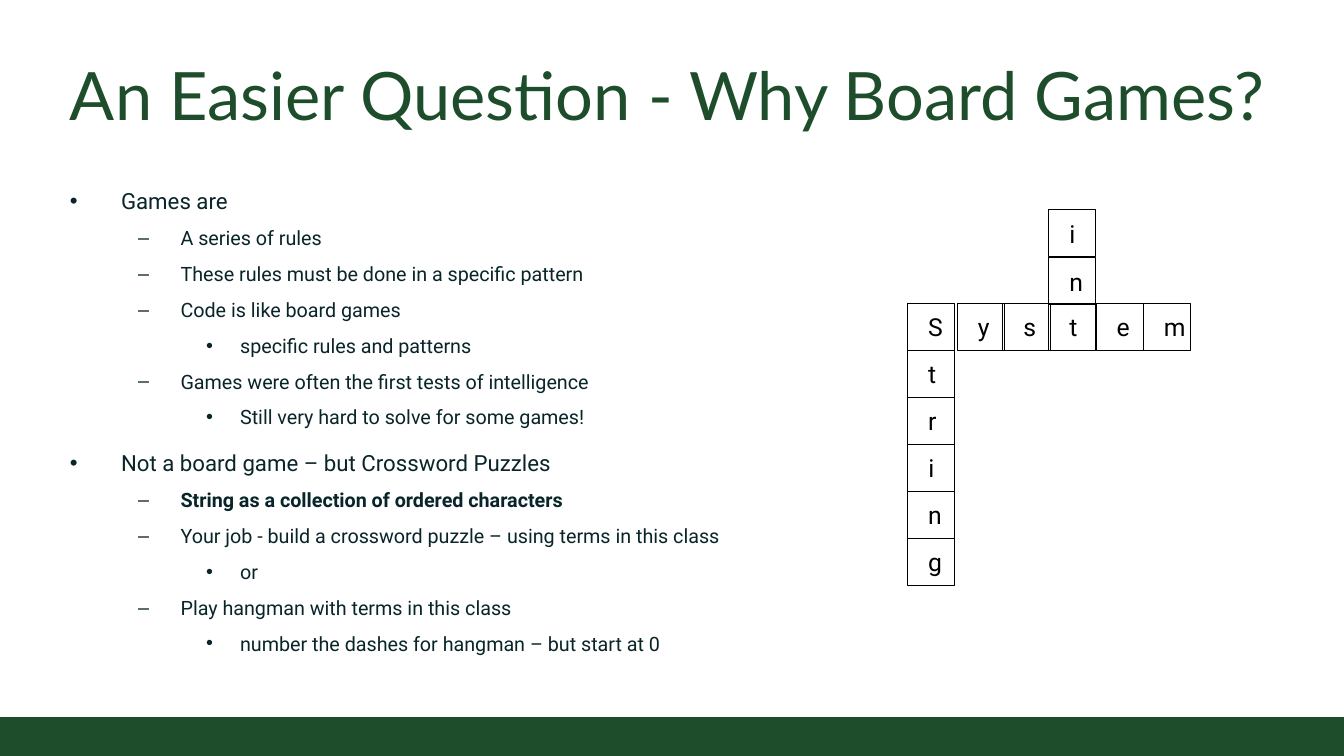
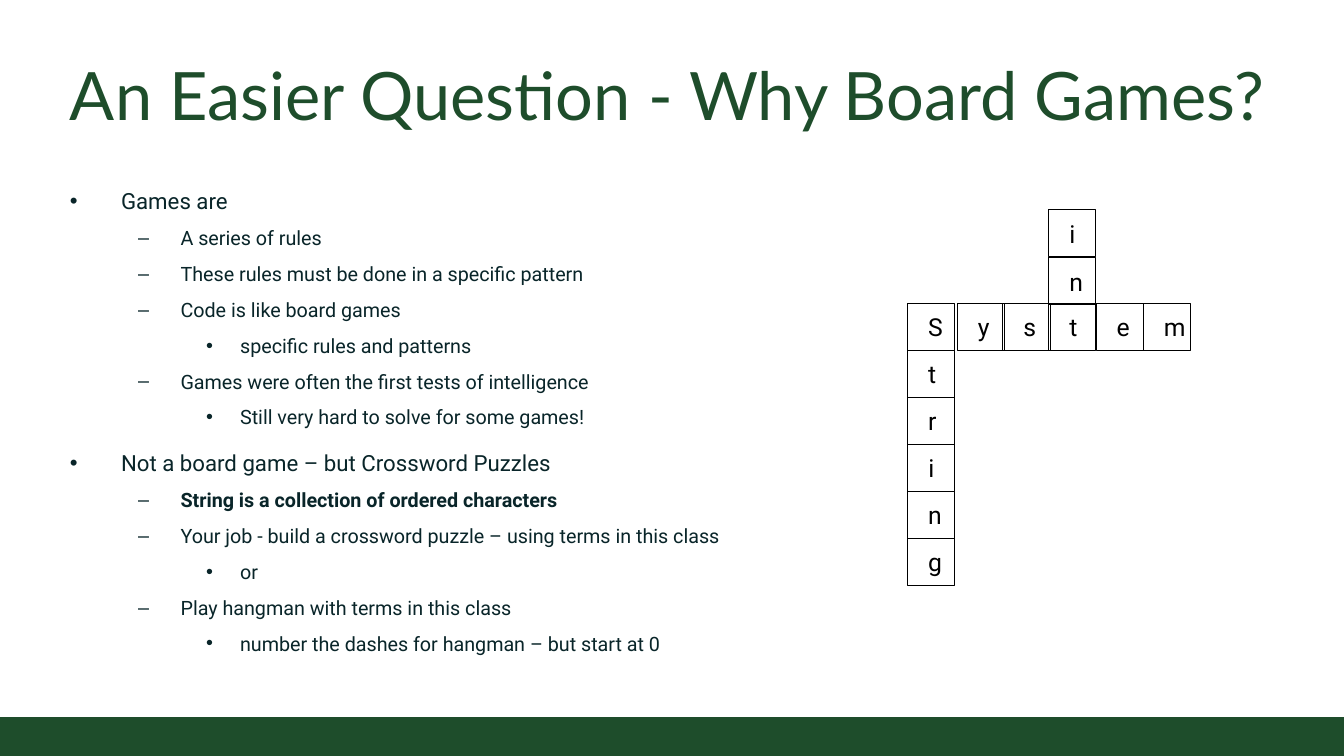
Before and after one commit to CSU-CS150/handouts, a slide deck: slide 4 of helpsessions/week2/strings.pptx. Drawn at 1344x756 pixels with LibreOffice and Linux fonts; fonts in the diff are those of the drawing; background and template pictures are left out. Boxes give left, top, right and bottom in pixels: in the first picture for what was removed or moved away, otherwise in the second. Text is boxed around its words. In the diff, an @@ line names an element or a change of style, - is before the commit and + after.

```diff
--- a/helpsessions/week2/strings.pptx
+++ b/helpsessions/week2/strings.pptx
@@ text at [181, 492, 557, 511]: text changed @@
-  – String as a collection of ordered characters
+  – String is a collection of ordered characters
```
Also in this commit, not shown: 2 other slides changed.
